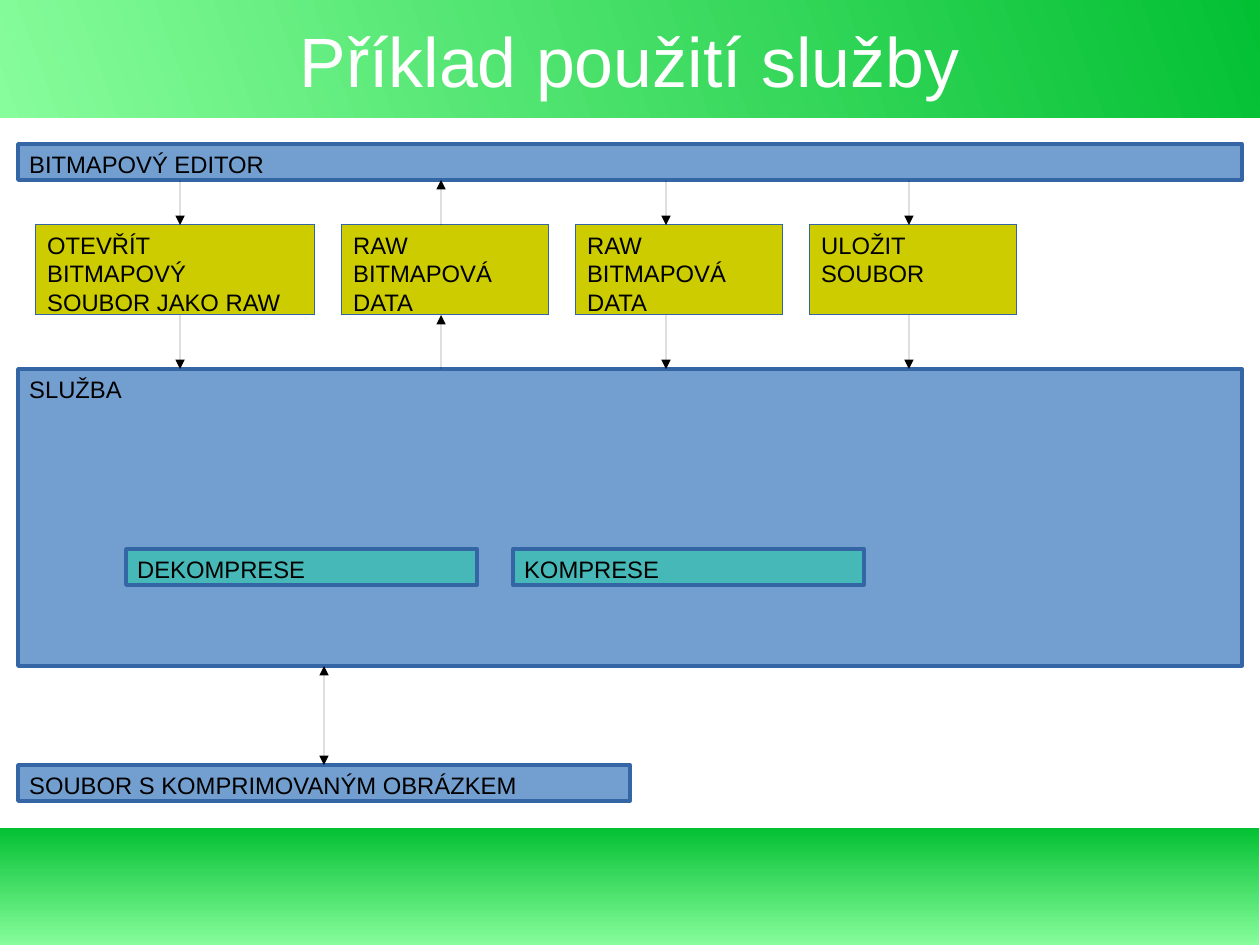
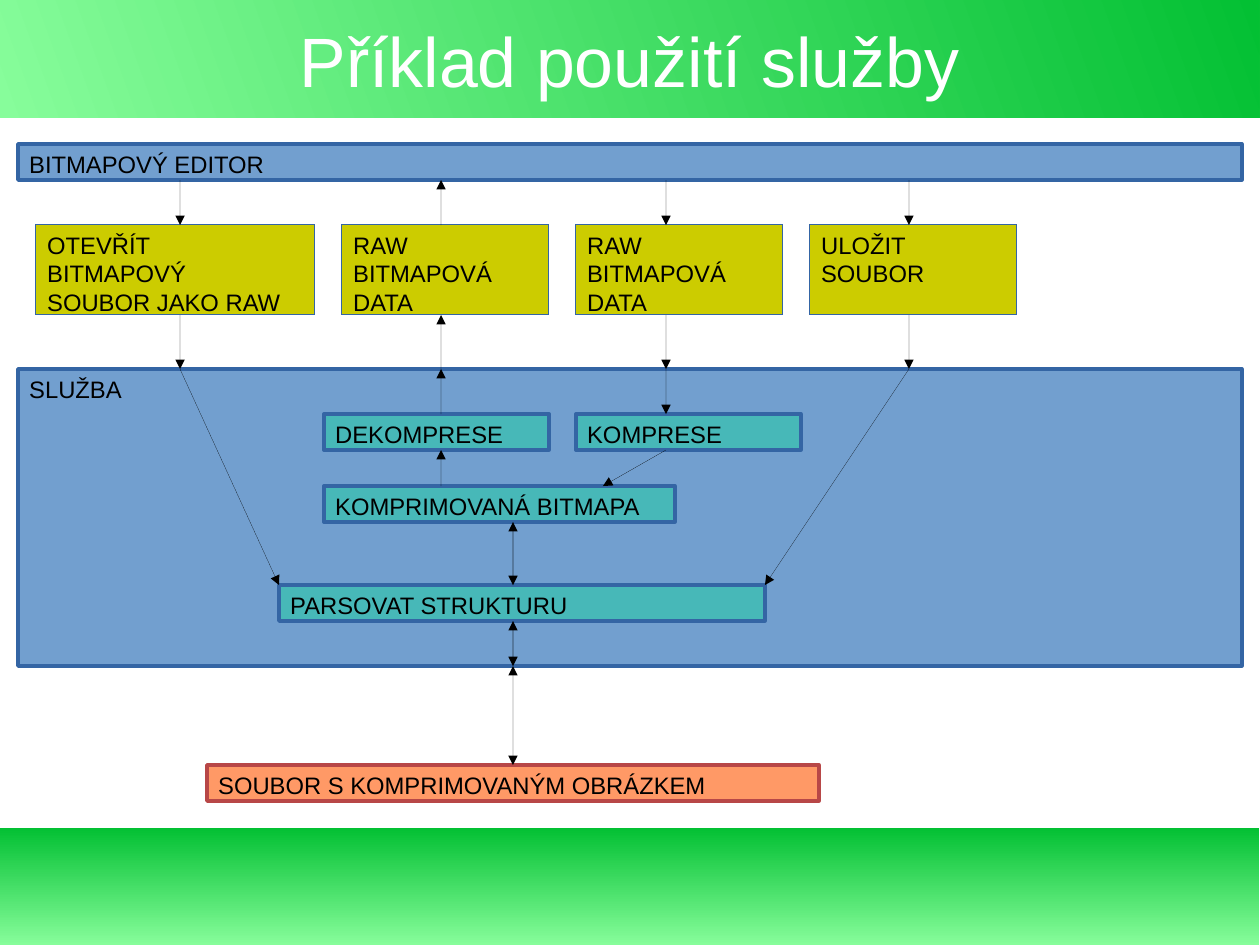
Before and after one commit to exbin/xbup-doc, a slide deck: slide 16 of presentation/binary_concept_cs_CZ.odp. Drawn at 1260x945 pixels with LibreOffice and Linux fonts; fonts in the diff are those of the drawing. Boxes give left, top, right and bottom in pixels: in the first picture for what was removed or moved away, otherwise in the second. Text is boxed around its words. In the diff, an @@ line names an element or a change of style, - is before the commit and + after.

Commit message:
Binary Concept presentation - 6

```diff
--- a/presentation/binary_concept_cs_CZ.odp
+++ b/presentation/binary_concept_cs_CZ.odp
@@ arrow added from (180, 369) to (279, 585), #000000 0 pt @@
@@ arrow added from (441, 414) to (441, 369), #000000 0 pt @@
@@ arrow added from (667, 369) to (667, 414), #000000 0 pt @@
@@ arrow added from (909, 369) to (765, 585), #000000 0 pt @@
@@ text "DEKOMPRESE": place and size @@
-text "DEKOMPRESE" at box(137, 561, 305, 584)
+text "DEKOMPRESE" at box(335, 426, 503, 449)
@@ rectangle: place and size @@
-rectangle at box(126, 549, 477, 584)
+rectangle at box(324, 414, 549, 449)
@@ text "KOMPRESE": place and size @@
-text "KOMPRESE" at box(524, 561, 659, 584)
+text "KOMPRESE" at box(587, 426, 722, 449)
@@ rectangle: place and size @@
-rectangle at box(513, 549, 864, 584)
+rectangle at box(576, 414, 802, 449)
@@ arrow added from (441, 486) to (441, 450), #000000 0 pt @@
@@ arrow added from (667, 450) to (604, 486), #000000 0 pt @@
@@ rectangle added at box(324, 486, 675, 521), fill #47B8B8, outline #3465A4 2.3 pt @@
@@ text added at box(335, 496, 640, 521), 15 pt, text #000000 @@
+KOMPRIMOVANÁ BITMAPA
@@ arrow added from (513, 585) to (513, 523), #000000 0 pt @@
@@ arrow added from (513, 523) to (513, 585), #000000 0 pt @@
@@ rectangle added at box(279, 585, 765, 621), fill #47B8B8, outline #3465A4 2.3 pt @@
@@ text added at box(290, 597, 568, 620), 15 pt, text #000000 @@
+PARSOVAT STRUKTURU
@@ arrow added from (513, 667) to (513, 621), #000000 0 pt @@
@@ arrow added from (513, 621) to (513, 667), #000000 0 pt @@
@@ 1 text, 1 double arrow, 1 rectangle: place and size @@
-1 text, 1 double arrow, 1 rectangle at box(18, 667, 630, 800)
+1 text, 1 double arrow, 1 rectangle at box(207, 667, 819, 800)
@@ rectangle at box(207, 765, 819, 800): fill #729FCF to #FF9966; outline #3465A4 2.3 pt to #B84747 2.3 pt @@
```
